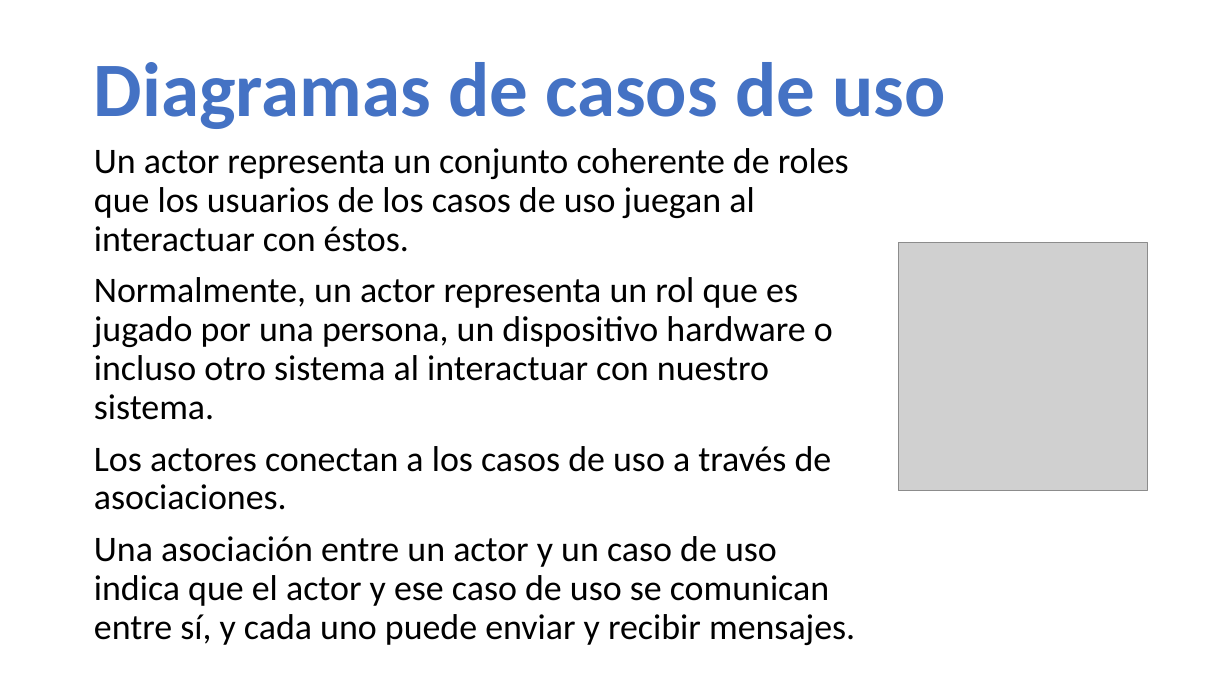
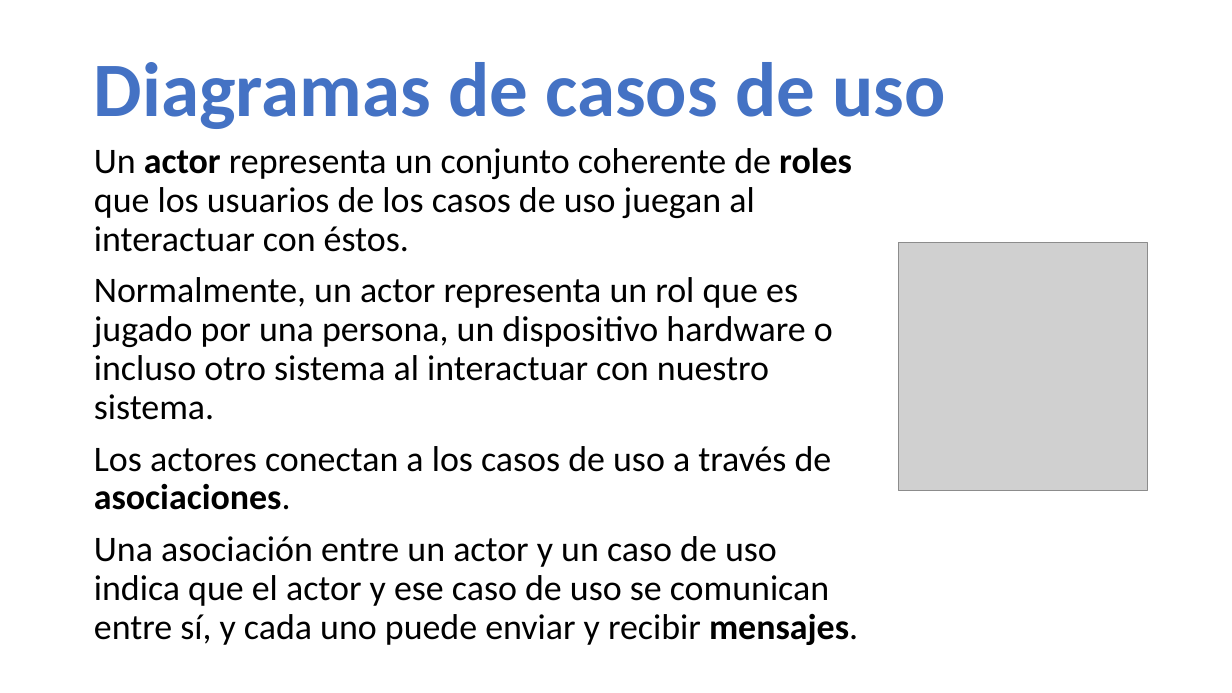
Before and after one commit to AllanNLopez/UMH-IIN024-2019, a slide deck: slide 7 of Unidad II/diagramas uml.pptx. Drawn at 1232x693 pixels with LibreOffice and Linux fonts; fonts in the diff are those of the drawing; grey boxes stand for pictures. Boxes give left, top, right and bottom in pixels: in the first picture for what was removed or moved away, otherwise in the second. Text is boxed around its words. In the diff, an @@ line names an element or a change of style, - is before the commit and + after.

```diff
--- a/Unidad II/diagramas uml.pptx
+++ b/Unidad II/diagramas uml.pptx
@@ text at (94,147,858,645): bold on in "actor roles", "asociaciones.", "mensajes." @@
```
Also in this commit, not shown: 1 other slide changed, 6 slides added.
